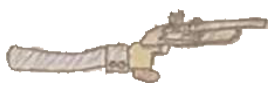
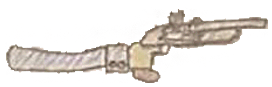
Layer changes from the first 272x87 image to the second:
painted on "Layer 2" over <box>6,9,268,83</box>
